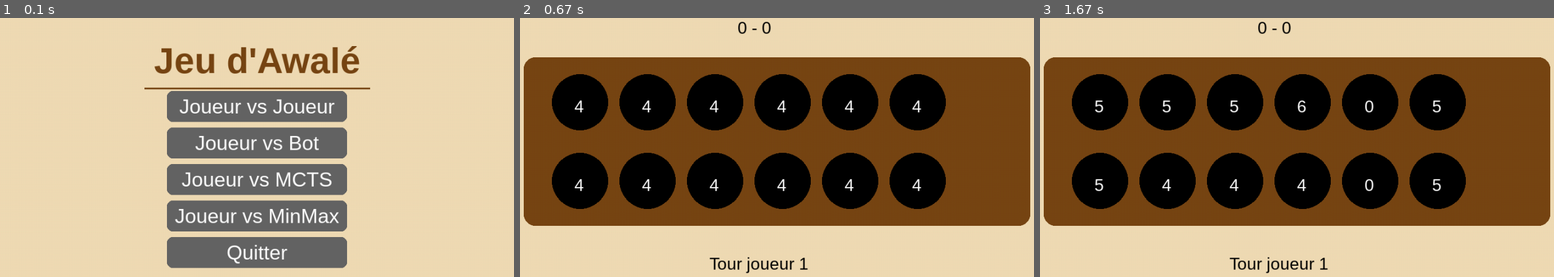
Above: before the commit, frames 1-3 (left to right).
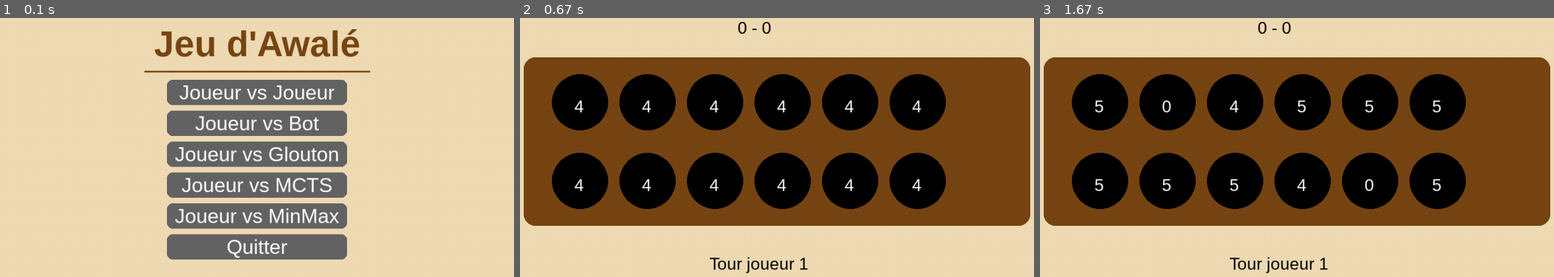
Above: after the commit, the same moments.

Repository: Bobbmyth/3AINT---Awale
Game: pygame game, started from main.py
Same seed, same stepped clock (60 frames per second), same inputs: the game is played once before the commit and once after it.
Inputs (mouse positions are in pixels of both pictures, inside the frame that each line leads up to):
- Up to frame 1 (0.1 s): no input
- Up to frame 2 (0.67 s): click (766, 173) at 0.38 s
- Up to frame 3 (1.67 s): click (1379, 163) at 0.72 s

The runs differ from the first frame. In frame 1, 15% of the frame differs, in the area x 28-73%, y 4-97%; in frame 2, nothing differs; in frame 3, 0.3%.

Commit message:
gluton & concours. update sommet, main, mcts, gui

Diff:
--- /dev/null
+++ b/concours.py
@@ -0,0 +1,82 @@
+import time
+import random
+from awale import awale
+from stupidBot import StupidBot
+from minmax import MinMax
+from mcts import MCTS
+from glouton import GloutonBot
+
+class Concours:
+    def __init__(self, nb_parties: int = 100):
+        self.nb_parties = nb_parties
+
+    def simuler_match(self, type_agent1, type_agent2) -> int:
+        partie = awale("Machine 1", "Machine 2")
+
+        bot1 = type_agent1(partie, 1) if type_agent1 in (StupidBot, GloutonBot) else type_agent1(iterations_max=100) if type_agent1 == MCTS else type_agent1(profondeur=4)
+        bot2 = type_agent2(partie, 2) if type_agent2 in (StupidBot, GloutonBot) else type_agent2(iterations_max=100) if type_agent2 == MCTS else type_agent2(profondeur=4)
+        jeu_continue = True
+
+        while jeu_continue:
+            camp = range(6) if partie.joueur_actif == 1 else range(6, 12)
+            coups_legaux = [c for c in camp if partie.est_valide(c)]
+
+            if not coups_legaux:
+                break
+
+            if partie.joueur_actif == 1:
+                coup = bot1.get_move() if type_agent1 in (StupidBot, GloutonBot) else bot1.determiner_coup(partie.plateau, partie.score, 1)
+            else:
+                coup = bot2.get_move() if type_agent2 in (StupidBot, GloutonBot) else bot2.determiner_coup(partie.plateau, partie.score, 2)
+
+            if coup not in coups_legaux:
+                coup = random.choice(coups_legaux)
+
+            jeu_continue = partie.tour_jeu(coup)
+
+        if partie.score[0] > partie.score[1]:
+            return 1
+        elif partie.score[1] > partie.score[0]:
+            return 2
+        else:
+            return 0
+
+    def lancer_tournoi(self, nom_a: str, type_a, nom_b: str, type_b):
+        print(f"\n" + "="*60)
+        print(f"CONCOURS : {nom_a} VS {nom_b} ({self.nb_parties} parties)")
+        print("="*60)
+
+        victoires_a, victoires_b, egalites, premier_gagne = 0, 0, 0, 0
+        debut = time.time()
+
+        for i in range(self.nb_parties):
+            if i % 2 == 0:
+                res = self.simuler_match(type_a, type_b)
+                if res == 1: victoires_a += 1; premier_gagne += 1
+                elif res == 2: victoires_b += 1
+                else: egalites += 1
+            else:
+                res = self.simuler_match(type_b, type_a)
+                if res == 1: victoires_b += 1; premier_gagne += 1
+                elif res == 2: victoires_a += 1
+                else: egalites += 1
+
+        duree = time.time() - debut
+        print(f"Simulations terminées en {duree:.2f}s.")
+        print(f" -> Victoires {nom_a} : {victoires_a} ({(victoires_a/self.nb_parties)*100:.1f}%)")
+        print(f" -> Victoires {nom_b} : {victoires_b} ({(victoires_b/self.nb_parties)*100:.1f}%)")
+        print(f" -> Égalités : {egalites} ({(egalites/self.nb_parties)*100:.1f}%)")
+        print(f" -> Avantage premier joueur : {premier_gagne}/{self.nb_parties} victoires ({(premier_gagne/self.nb_parties)*100:.1f}%)")
+
+
+if __name__ == "__main__":
+    gestionnaire = Concours(nb_parties=10)
+
+    # Tournoi 1 : MinMax VS StupidBot
+    gestionnaire.lancer_tournoi("MinMax (Prof 4)", MinMax, "StupidBot", StupidBot)
+
+    # Tournoi 2 : StupidBot VS GloutonBot (Requis par le sujet section 2.8)
+    gestionnaire.lancer_tournoi("StupidBot", StupidBot, "GloutonBot", GloutonBot)
+
+    # Tournoi 3 : MCTS VS MinMax
+    gestionnaire.lancer_tournoi("MCTS (100 iter)", MCTS, "MinMax (Prof 4)", MinMax)
--- /dev/null
+++ b/glouton.py
@@ -0,0 +1,65 @@
+import random
+from awale import awale
+
+class GloutonBot:
+    def __init__(self, awale_instance, player_id: int):
+        """
+        Initialise le bot glouton.
+        Contient obligatoirement une instance d'Awalé pour respecter la consigne.
+        """
+        self._awale = awale_instance
+        self._player_id = player_id
+
+    def get_move(self) -> int:
+        # Détermination des cases du camp du bot (0-5 pour Joueur 1, 6-11 pour Joueur 2)
+        camp = range(6) if self._player_id == 1 else range(6, 12)
+
+        # Filtrage des coups strictement autorisés par les règles de TON moteur awale
+        coups_legaux = [c for c in camp if self._awale.est_valide(c)]
+
+        # Sécurité anti-blocage : si aucun coup légal n'est trouvé, renvoyer la première case par défaut
+        if not coups_legaux:
+            return 0 if self._player_id == 1 else 6
+
+        meilleur_coup = coups_legaux[0]
+        max_capture = -1
+
+        # Analyse gloutonne : on simule chaque coup légal sur une copie locale du plateau
+        for coup in coups_legaux:
+            graines = self._awale.plateau[coup]
+            if graines == 0:
+                continue
+
+            # Duplication de l'état du plateau pour la simulation en un coup
+            plat_temp = self._awale.plateau.copy()
+            plat_temp[coup] = 0
+            pos = coup
+
+            # Étape 1 : Semage des graines
+            while graines > 0:
+                pos = (pos + 1) % 12
+                if pos == coup:  # On saute la case de départ si on fait un tour complet
+                    pos = (pos + 1) % 12
+                plat_temp[pos] += 1
+                graines -= 1
+
+            # Étape 2 : Évaluation des captures potentielles générées
+            capture = 0
+            if self._player_id == 1:
+                # Le joueur 1 capture dans le camp du joueur 2 (cases 6 à 11)
+                while pos >= 6 and plat_temp[pos] in (2, 3):
+                    capture += plat_temp[pos]
+                    pos -= 1
+            else:
+                # Le joueur 2 (le bot par défaut dans main) capture chez le joueur 1 (cases 0 à 5)
+                while pos <= 5 and plat_temp[pos] in (2, 3):
+                    capture += plat_temp[pos]
+                    pos -= 1
+
+            # Si ce coup capture plus que les précédents, il devient notre favori
+            if capture > max_capture:
+                max_capture = capture
+                meilleur_coup = coup
+
+        # On retourne un entier pur (ex: 6, 7, 8, 9, 10 ou 11) que main.py va pouvoir exécuter
+        return meilleur_coup
--- a/gui.py
+++ b/gui.py
@@ -93,22 +93,24 @@
     def start_menu(self):
         title_font = pygame.font.SysFont("Arial", 64, bold=True)
         btn_font = pygame.font.SysFont("Arial", 36)
-        btn_w, btn_h = 320, 55
+        btn_w, btn_h = 320, 45  # Hauteur légèrement réduite (45 au lieu de 55) pour le confort visuel
         cx = (1000 - btn_w) // 2
 
-        pvp_button  = pygame.Rect(cx, 160, btn_w, btn_h)
-        bot_button  = pygame.Rect(cx, 225, btn_w, btn_h)
-        mcts_button = pygame.Rect(cx, 290, btn_w, btn_h)
-        minmax_button = pygame.Rect(cx, 355, btn_w, btn_h)
-
-        quit_button = pygame.Rect(cx, 420, btn_w, btn_h)
+        # Définition des zones de clics de chaque bouton (ajustement vertical global)
+        pvp_button     = pygame.Rect(cx, 140, btn_w, btn_h)
+        bot_button     = pygame.Rect(cx, 195, btn_w, btn_h)
+        glouton_button = pygame.Rect(cx, 250, btn_w, btn_h)
+        mcts_button    = pygame.Rect(cx, 305, btn_w, btn_h)
+        minmax_button  = pygame.Rect(cx, 360, btn_w, btn_h)
+        quit_button    = pygame.Rect(cx, 415, btn_w, btn_h)
 
         buttons = [
-            (pvp_button,  "Joueur vs Joueur", "pvp"),
-            (bot_button,  "Joueur vs Bot",    "bot"),
-            (mcts_button, "Joueur vs MCTS",   "mcts"),
-            (minmax_button, "Joueur vs MinMax",   "minmax"),
-            (quit_button, "Quitter",          "quit"),
+            (pvp_button,     "Joueur vs Joueur",   "pvp"),
+            (bot_button,     "Joueur vs Bot",     "bot"),
+            (glouton_button, "Joueur vs Glouton", "glouton"),
+            (mcts_button,    "Joueur vs MCTS",    "mcts"),
+            (minmax_button,  "Joueur vs MinMax",  "minmax"),
+            (quit_button,    "Quitter",           "quit"),
         ]
 
         while True:
@@ -116,8 +118,8 @@
             mouse = pygame.mouse.get_pos()
 
             title = title_font.render("Jeu d'Awalé", True, BROWN)
-            self.screen.blit(title, (1000 // 2 - title.get_width() // 2, 70))
-            pygame.draw.line(self.screen, BROWN, (300, 155), (700, 155), 3)
+            self.screen.blit(title, (1000 // 2 - title.get_width() // 2, 40))
+            pygame.draw.line(self.screen, BROWN, (300, 125), (700, 125), 3)
 
             for rect, label, _ in buttons:
                 hovered = rect.collidepoint(mouse)
--- a/main.py
+++ b/main.py
@@ -6,6 +6,7 @@
 from stupidBot import StupidBot
 from mcts import MCTS
 from minmax import MinMax
+from glouton import GloutonBot
 
 jeu = awale("Alice", "Bot")
 gui = GUI(jeu)
@@ -13,7 +14,12 @@
 mode = gui.start_menu()
 
 joueur1 = Human(jeu)
-joueur2 = Human(jeu) if mode == "pvp" else StupidBot(jeu, 2)
+if mode == "pvp":
+    joueur2 = Human(jeu)
+elif mode == "glouton":
+    joueur2 = GloutonBot(jeu, 2)
+else:
+    joueur2 = StupidBot(jeu, 2)
 mcts = MCTS(iterations_max=500) if mode == "mcts" else None
 minmax = MinMax(profondeur=5)      if mode == "minmax" else None
 
@@ -22,46 +28,55 @@
 
 while running:
     gui.dessiner()
+
+
     for event in pygame.event.get():
         if event.type == pygame.QUIT:
             running = False
-        if (event.type == pygame.MOUSEBUTTONDOWN):
+        if event.type == pygame.MOUSEBUTTONDOWN:
             if jeu.joueur_actif == 1:
                 coup = joueur1.get_move(event.pos, gui.trous)
             elif jeu.joueur_actif == 2 and mode == "pvp":
                 coup = joueur2.get_move(event.pos, gui.trous)
             else:
                 coup = None
+
             if coup is not None:
                 if not jeu.tour_jeu(coup):
                     running = False
 
-    if jeu.joueur_actif == 2 and running and mode in ("bot", "mcts", "minmax"):
+
+    if jeu.joueur_actif == 2 and running and mode in ("bot", "mcts", "minmax", "glouton"):
         print(f"Bot joue, plateau: {jeu.plateau}, joueur: {jeu.joueur_actif}")
         pygame.time.wait(500)
+
+        coup = None
+
         if mode == "bot":
             coup = joueur2.get_move()
-            print(f"Coup choisi: {coup}")
+            print(f"Coup choisi (StupidBot): {coup}")
+        elif mode == "glouton":
+            coup = joueur2.get_move()
+            print(f"Coup choisi (Glouton): {coup}")
         elif mode == "mcts":
             coup = mcts.determiner_coup(
                 deepcopy(jeu.plateau),
                 deepcopy(jeu.score),
                 jeu.joueur_actif
             )
-        else:  # minmax
-            print(f"Bot joue, plateau: {jeu.plateau}, joueur: {jeu.joueur_actif}")
+            print(f"Coup choisi (MCTS): {coup}")
+        elif mode == "minmax":
             coup = minmax.determiner_coup(
                 deepcopy(jeu.plateau),
                 deepcopy(jeu.score),
                 jeu.joueur_actif,
             )
-            print(f"Coup choisi: {coup}")
+            print(f"Coup choisi (MinMax): {coup}")
+
         if coup is not None:
+            print(f"Application du coup {coup} sur le plateau.")
             if not jeu.tour_jeu(coup):
                 running = False
-        else:
-            running = False
-
 
     clock.tick(60)
 
--- a/mcts.py
+++ b/mcts.py
@@ -1,7 +1,7 @@
-"""Module MCTS - Implémentation de Monte Carlo Tree Search"""
-import math, random, time
-from typing import Optional, List, Tuple
-from copy import deepcopy
+"""Module MCTS - Conforme aux consignes (Politique de simulation aléatoire)"""
+import math
+import random
+from typing import List, Tuple
 from sommet import Sommet
 
 class MCTS:
@@ -11,14 +11,25 @@
         self.temperature = temperature
         self.c = c
 
+    def _peut_nourrir(self, plateau: List[int], case: int, joueur_actif: int) -> bool:
+        graines = plateau[case]
+        if graines == 0:
+            return False
+        pos = case
+        for _ in range(graines):
+            pos = (pos + 1) % 12
+            if pos == case:
+                pos = (pos + 1) % 12
+            if joueur_actif == 1 and pos >= 6:
+                return True
+            if joueur_actif == 2 and pos < 6:
+                return True
+        return False
+
     def coups_legaux(self, plateau: List[int], joueur_actif: int) -> List[int]:
-        """
-        Retourne les coups légaux (0-5) pour le joueur actif.
-        Le joueur actif a TOUJOURS ses cases en [0:6], l'adversaire en [6:12].
-        """
         coups = []
         if joueur_actif == 1:
-            cases = range(0, 6)
+            cases = range(6)
             adversaire_vide = sum(plateau[6:12]) == 0
         else:
             cases = range(6, 12)
@@ -32,48 +43,27 @@
             coups.append(case)
         return coups
 
-    def _peut_nourrir(self, plateau: List[int], case: int, joueur_actif: int) -> bool:
-        graines = plateau[case]
-        pos = case
-        a_semer = graines
-        while a_semer > 0:
-            pos = (pos + 1) % 12
-            if pos == case:
-                pos = (pos + 1) % 12
-            if joueur_actif == 1 and pos >= 6:
-                return True
-            if joueur_actif == 2 and pos < 6:
-                return True
-            a_semer -= 1
-        return False
+    def jouer_coup(self, plateau: List[int], scores: List[int], joueur_actif: int, coup: int) -> Tuple[List[int], List[int]]:
+        nouveau_plateau = plateau.copy()
+        nouveaux_scores = scores.copy()
 
-    def jouer_coup(self, plateau: List[int], scores: List[int], joueur_actif: int, coup: int) -> Tuple[List[int], List[int]]:
-        """
-        Joue un coup et retourne le nouveau plateau et les nouveaux scores.
-        Convention : le joueur actif a TOUJOURS ses cases en [0:6].
-        Après le coup, le plateau est tourné pour que le joueur suivant
-        ait ses cases en [0:6].
-        """
-        nouveau_plateau = deepcopy(plateau)
-        nouveaux_scores = deepcopy(scores)
-
-        # Le joueur actif joue toujours une case en [0:6]
-        graine = nouveau_plateau[coup]
+        graines = nouveau_plateau[coup]
         nouveau_plateau[coup] = 0
         case_courante = coup
-        while graine > 0:
+
+        while graines > 0:
             case_courante = (case_courante + 1) % 12
             if case_courante == coup:
                 case_courante = (case_courante + 1) % 12
             nouveau_plateau[case_courante] += 1
-            graine -= 1
+            graines -= 1
+
         cases_a_recolter = []
         if joueur_actif == 1:
             pos = case_courante
-            while pos >= 6 and (nouveau_plateau[pos] == 2 or nouveau_plateau[pos] == 3):
+            while pos >= 6 and nouveau_plateau[pos] in (2, 3):
                 cases_a_recolter.append(pos)
                 pos -= 1
-            # Vérif anti-affamement
             adversaire_apres = [nouveau_plateau[i] for i in range(6, 12)]
             for p in cases_a_recolter:
                 adversaire_apres[p - 6] = 0
@@ -83,10 +73,10 @@
                     nouveau_plateau[p] = 0
         else:
             pos = case_courante
-            while pos <= 5 and (nouveau_plateau[pos] == 2 or nouveau_plateau[pos] == 3):
+            while pos <= 5 and nouveau_plateau[pos] in (2, 3):
                 cases_a_recolter.append(pos)
                 pos -= 1
-            adversaire_apres = [nouveau_plateau[i] for i in range(0, 6)]
+            adversaire_apres = [nouveau_plateau[i] for i in range(6)]
             for p in cases_a_recolter:
                 adversaire_apres[p] = 0
             if sum(adversaire_apres) > 0:
@@ -94,63 +84,76 @@
                     nouveaux_scores[1] += nouveau_plateau[p]
                     nouveau_plateau[p] = 0
 
-        joueur_suivant = 2 if joueur_actif == 1 else 1
-        return nouveau_plateau, nouveaux_scores, joueur_suivant
+        return nouveau_plateau, nouveaux_scores
 
     def partie_terminee(self, plateau: List[int]) -> bool:
-        return sum(plateau) == 0
+        return sum(plateau) <= 3 or sum(plateau[0:6]) == 0 or sum(plateau[6:12]) == 0
 
     def determiner_coup(self, plateau: List[int], scores: List[int], joueur_actif: int) -> int:
+        legaux = self.coups_legaux(plateau, joueur_actif)
+        if not legaux:
+            return 0 if joueur_actif == 1 else 6
+        if len(legaux) == 1:
+            return legaux[0]
+
+        self.joueur_racine = joueur_actif
         racine = Sommet(plateau, scores, joueur_actif)
-        debut = time.time()
         iterations = 0
+
         while iterations < self.iterations_max:
-            if self.temps_max is not None and (time.time() - debut) > self.temps_max:
-                break
             feuille = self._selectionner_et_developper(racine)
             score = self._simuler(feuille)
             feuille.retropropager(score)
             iterations += 1
-        coup = self._selectionner_coup_final(racine)
-        if joueur_actif == 2 and coup < 6:
-            coups = self.coups_legaux(plateau, joueur_actif)
-            return coups[0] if coups else 0
-        return coup
+
+        return self._selectionner_coup_final(racine)
 
     def _selectionner_et_developper(self, sommet: Sommet) -> Sommet:
         courant = sommet
         while not self.partie_terminee(courant.plateau):
             coups_legaux = self.coups_legaux(courant.plateau, courant.joueur_actif)
-            if len(coups_legaux) == 0:
+            if not coups_legaux:
                 break
+
             if courant.tous_coups_explores(coups_legaux):
-                coup, enfant = courant.meilleur_enfant(self.c)
+                _, enfant = courant.meilleur_enfant(self.c)
                 courant = enfant
             else:
                 coup = random.choice([c for c in coups_legaux if c not in courant.coups_tries])
                 courant.coups_tries.add(coup)
-                nouveau_plateau, nouveaux_scores, joueur_suivant = self.jouer_coup(courant.plateau, courant.scores, courant.joueur_actif, coup)
-                enfant = courant.ajouter_enfant(coup, nouveau_plateau, nouveaux_scores, joueur_suivant)
+
+                n_plat, n_sc = self.jouer_coup(courant.plateau, courant.scores, courant.joueur_actif, coup)
+                prochain_joueur = 2 if courant.joueur_actif == 1 else 1
+
+                enfant = courant.ajouter_enfant(coup, n_plat, n_sc, prochain_joueur)
                 return enfant
         return courant
 
     def _simuler(self, sommet: Sommet) -> float:
-        plateau_sim = deepcopy(sommet.plateau)
-        scores_sim = deepcopy(sommet.scores)
+        plat_sim = sommet.plateau.copy()
+        sc_sim = sommet.scores.copy()
         joueur_sim = sommet.joueur_actif
-        iterations_sim = 0
-        while not self.partie_terminee(plateau_sim) and iterations_sim < 100:
-            coups_legaux = self.coups_legaux(plateau_sim, joueur_sim)
-            if not coups_legaux:
+
+        coups_max = 50
+        nb_coups = 0
+
+        while not self.partie_terminee(plat_sim) and nb_coups < coups_max:
+            legaux = self.coups_legaux(plat_sim, joueur_sim)
+            if not legaux:
                 break
-            coup = random.choice(coups_legaux)
-            plateau_sim, scores_sim, joueur_sim = self.jouer_coup(plateau_sim, scores_sim, joueur_sim, coup)
-            iterations_sim += 1
-        return self._evaluer_position(scores_sim, sommet.joueur_actif)
 
-    def _evaluer_position(self, scores: List[int], joueur_original: int) -> float:
-        mon_score = scores[joueur_original - 1]
-        autre_score = scores[2 - joueur_original]
+            coup = random.choice(legaux) # <-- Hasard pur exigé par la consigne
+            plat_sim, sc_sim = self.jouer_coup(plat_sim, sc_sim, joueur_sim, coup)
+            joueur_sim = 2 if joueur_sim == 1 else 1
+            nb_coups += 1
+
+        return self._evaluer_position(sc_sim)
+
+    def _evaluer_position(self, scores: List[int]) -> float:
+
+        mon_score = scores[self.joueur_racine - 1]
+        autre_score = scores[2 - self.joueur_racine]
+
         if mon_score > autre_score:
             return 1.0
         elif mon_score < autre_score:
@@ -161,17 +164,8 @@
     def _selectionner_coup_final(self, racine: Sommet) -> int:
         if not racine.enfants:
             coups = self.coups_legaux(racine.plateau, racine.joueur_actif)
-            return coups[0] if coups else 0
+            return coups[0] if coups else (0 if racine.joueur_actif == 1 else 6)
+
         coups = list(racine.enfants.keys())
         visites = [racine.enfants[coup].visites for coup in coups]
-        if self.temperature == 0:
-            return coups[visites.index(max(visites))]
-        if sum(visites) == 0:
-            return random.choice(coups)
-        visites_norm = [v / sum(visites) for v in visites]
-        temperatures = [v ** (1.0 / self.temperature) for v in visites_norm]
-        sum_temp = sum(temperatures)
-        if sum_temp == 0:
-            return random.choice(coups)
-        probabilites = [t / sum_temp for t in temperatures]
-        return random.choices(coups, weights=probabilites, k=1)[0]
+        return coups[visites.index(max(visites))]
--- a/sommet.py
+++ b/sommet.py
@@ -1,11 +1,11 @@
 """
 Module Sommet - Classe représentant un nœud de l'arborescence de jeu pour MCTS.
 La classe Sommet modélise un état du jeu Awalé avec ses statistiques MCTS.
+Version optimisée (0% deepcopy sur les propriétés).
 """
 
 import math
 from typing import Optional, List, Tuple
-from copy import deepcopy
 
 
 class Sommet:
@@ -14,8 +14,9 @@
     def __init__(self, plateau: List[int], scores: List[int], joueur_actif: int,
                  parent: Optional['Sommet'] = None):
         """Initialise un nouveau sommet."""
-        self.__plateau = deepcopy(plateau)
-        self.__scores = deepcopy(scores)
+        # On garde les copies à l'initialisation pour la sécurité de l'arbre
+        self.__plateau = plateau.copy()
+        self.__scores = scores.copy()
         self.__joueur_actif = joueur_actif
         self.__parent = parent
         self.__enfants = {}
@@ -25,13 +26,13 @@
 
     @property
     def plateau(self) -> List[int]:
-        """Retourne une copie du plateau."""
-        return deepcopy(self.__plateau)
+        """Retourne une copie rapide du plateau sans deepcopy."""
+        return self.__plateau.copy()
 
     @property
     def scores(self) -> List[int]:
-        """Retourne une copie des scores."""
-        return deepcopy(self.__scores)
+        """Retourne une copie rapide des scores sans deepcopy."""
+        return self.__scores.copy()
 
     @property
     def joueur_actif(self) -> int:
@@ -87,7 +88,7 @@
             return float('inf')
 
         exploitation = self.__victoires / self.__visites
-        exploration = c * math.sqrt(math.log(self.__parent.__visites) / self.__visites)
+        exploration = c * math.sqrt(math.log(self.__parent._Sommet__visites) / self.__visites)
         return exploitation + exploration
 
     def meilleur_enfant(self, c: float = 0) -> Tuple[int, 'Sommet']:
@@ -101,7 +102,7 @@
 
         for coup, enfant in self.__enfants.items():
             if c == 0:
-                valeur = enfant.__victoires / enfant.__visites if enfant.__visites > 0 else 0
+                valeur = enfant._Sommet__victoires / enfant._Sommet__visites if enfant._Sommet__visites > 0 else 0
             else:
                 valeur = enfant.ucb1(c)
 
Not shown, added: Readme.md
